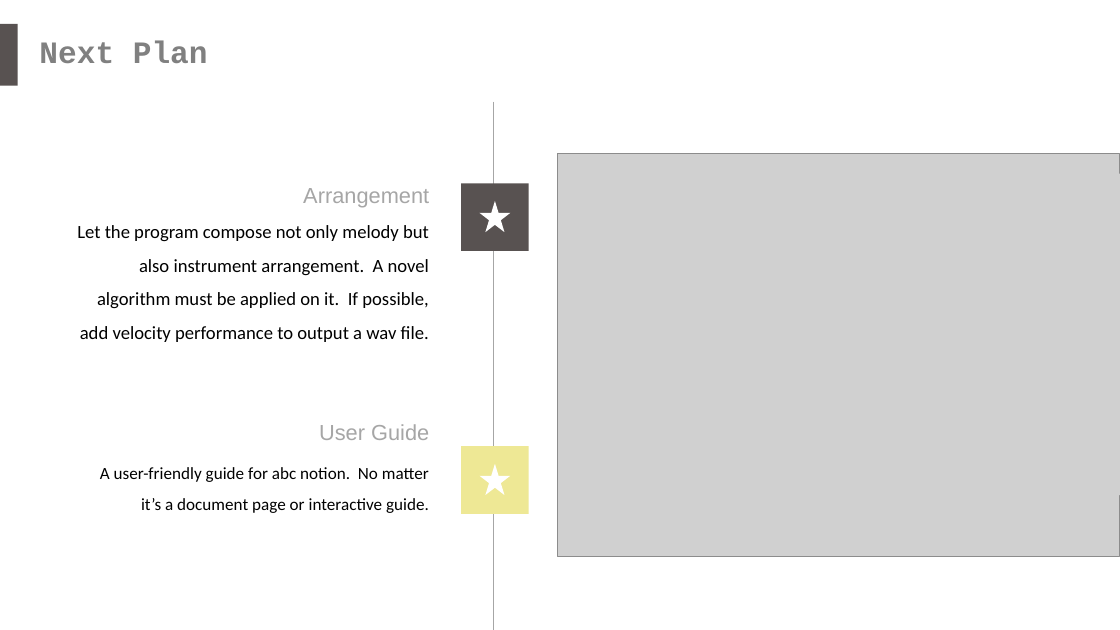
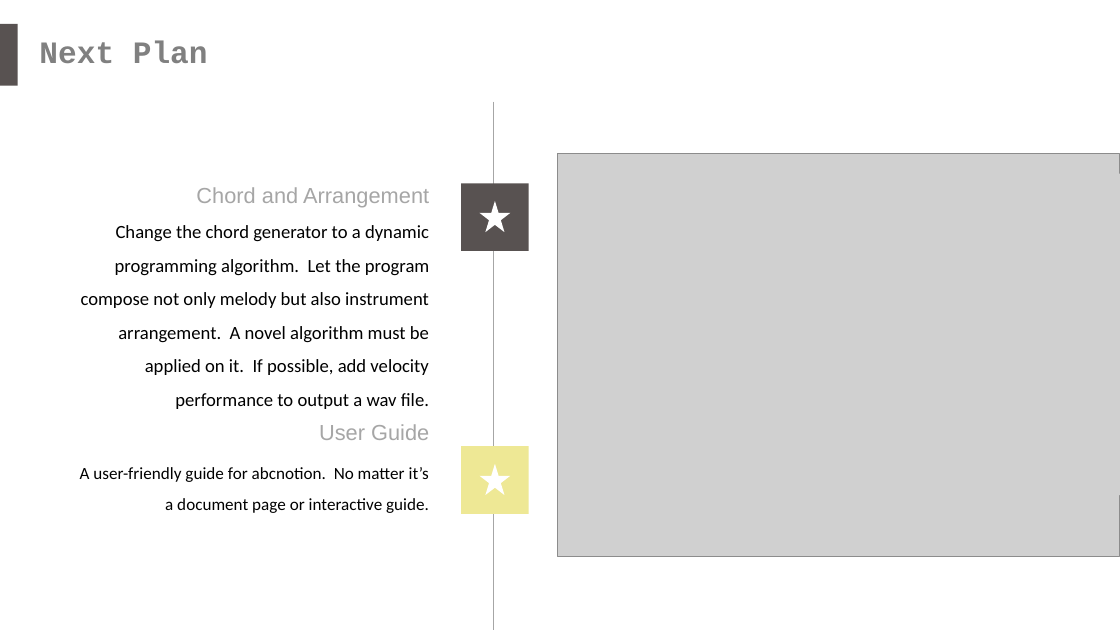
Before and after one commit to yippp/Musier, a slide deck: slide 14 of Pre-Final Pre/MusierPreFinal.pptx. Drawn at 1120x630 pixels with LibreOffice and Linux fonts; fonts in the diff are those of the drawing; grey boxes stand for pictures. Boxes give left, top, right and bottom in pixels: in the first picture for what was removed or moved away, otherwise in the second. Text is boxed around its words. In the diff, an @@ line names an element or a change of style, - is before the commit and + after.

Commit message:
Fix bug about chord generator with DP and dict

```diff
--- a/Pre-Final Pre/MusierPreFinal.pptx
+++ b/Pre-Final Pre/MusierPreFinal.pptx
@@ text at box(196, 187, 429, 208): text changed @@
-Arrangement
+Chord and Arrangement
@@ text at box(81, 225, 430, 409): text changed @@
-Let the program compose not only melody but also instrument arrangement. A novel algorithm must be applied on it. If possible, add velocity performance to output a wav file.
+Change the chord generator to a dynamic programming algorithm. Let the program compose not only melody but also instrument arrangement. A novel algorithm must be applied on it. If possible, add velocity performance to output a wav file.
@@ text at box(80, 467, 429, 513): spaces changed @@
-A user-friendly guide for abc notion. No matter it’s a document page or interactive guide.
+A user-friendly guide for abcnotion. No matter it’s a document page or interactive guide.
```
Also in this commit, not shown: 1 other slide changed.
